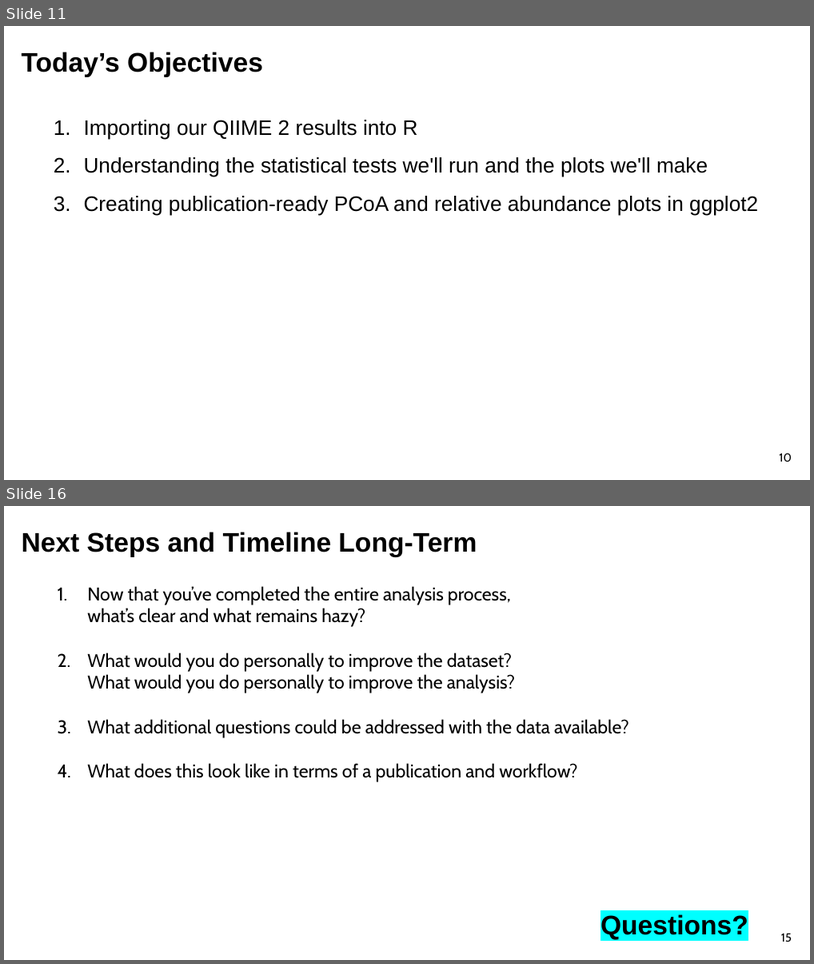
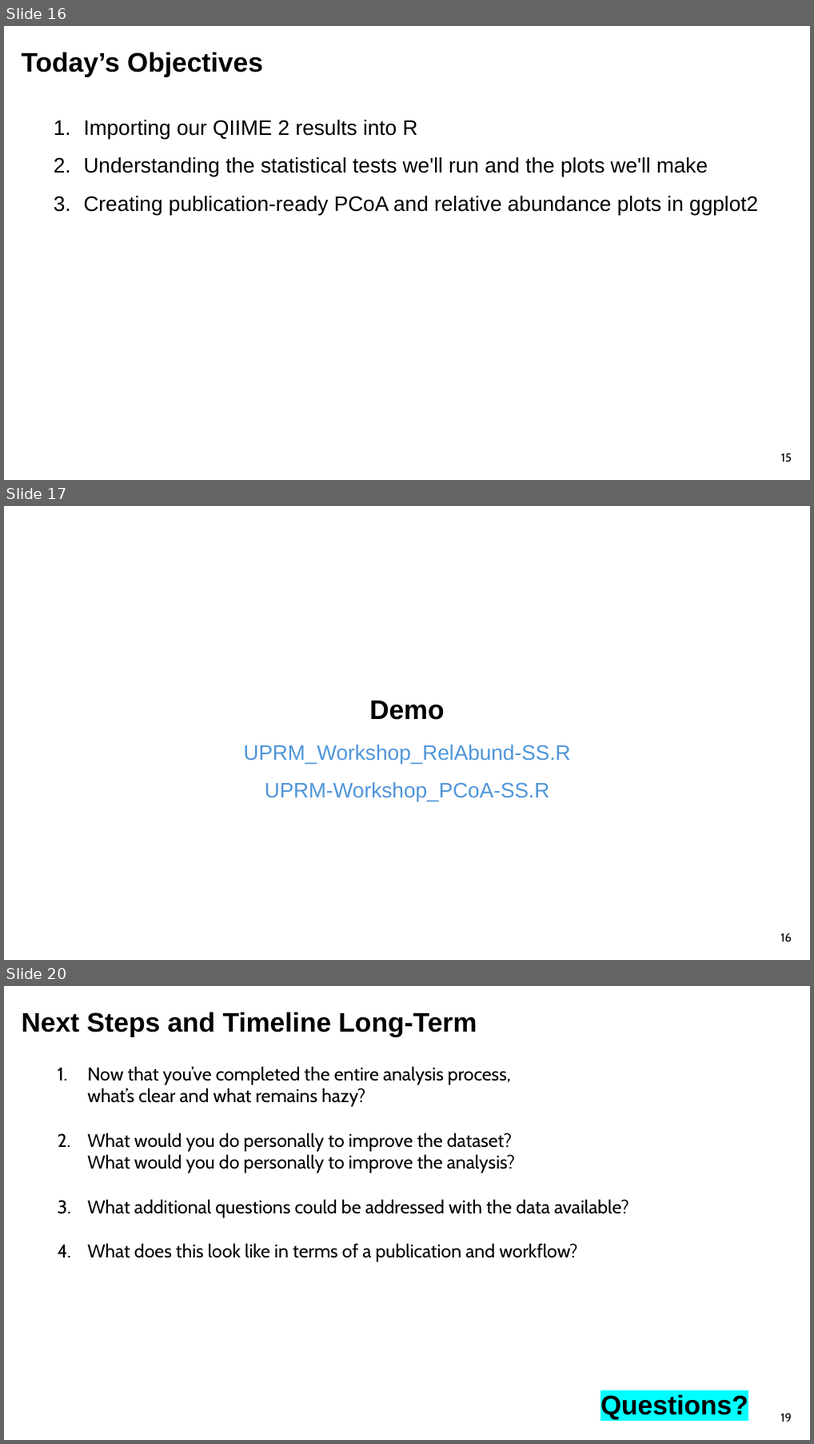
Before and after one commit to sabahzero/UPRM_QIIME2workshop, a slide deck: lectures/Lecture3_UlHasan.pptx. Shown one above the other, each under a label of ours: slides 11 and 16 before the commit, slides 16, 17 and 20 after it; the slides between them are not shown. The pictures are 814x964 and 814x1444 pixels, drawn with LibreOffice and Linux fonts; fonts in the diff are those of the drawing. Boxes give left, top, right and bottom in pixels: in the first picture for what was removed or moved away, otherwise in the second. Text is boxed around its words. In the diff, an @@ line names an element or a change of style, - is before the commit and + after.

```diff
--- a/lectures/Lecture3_UlHasan.pptx
+++ b/lectures/Lecture3_UlHasan.pptx
@@ slide 17 added at bbox=[4, 506, 810, 960], background #FFFFFF @@
@@ text added at bbox=[370, 700, 444, 720], 32 pt, text #000000, bold @@
+Demo
@@ text added at bbox=[244, 744, 571, 802], 25 pt, text #4E95D9 @@
+UPRM_Workshop_RelAbund-SS.R
+UPRM-Workshop_PCoA-SS.R
@@ page number added at bbox=[781, 932, 792, 942], 14 pt, text #000000 @@
+16
@@ what was slide 11 is now slide 16 @@
@@ page number at bbox=[782, 452, 792, 461]: text changed @@
-10
+15
@@ what was slide 16 is now slide 20 @@
@@ page number at bbox=[781, 1412, 792, 1421]: text changed @@
-15
+19
```
Also in this commit, not shown: 2 slides changed, 7 other slides added, 4 slides removed, 2 other files.
